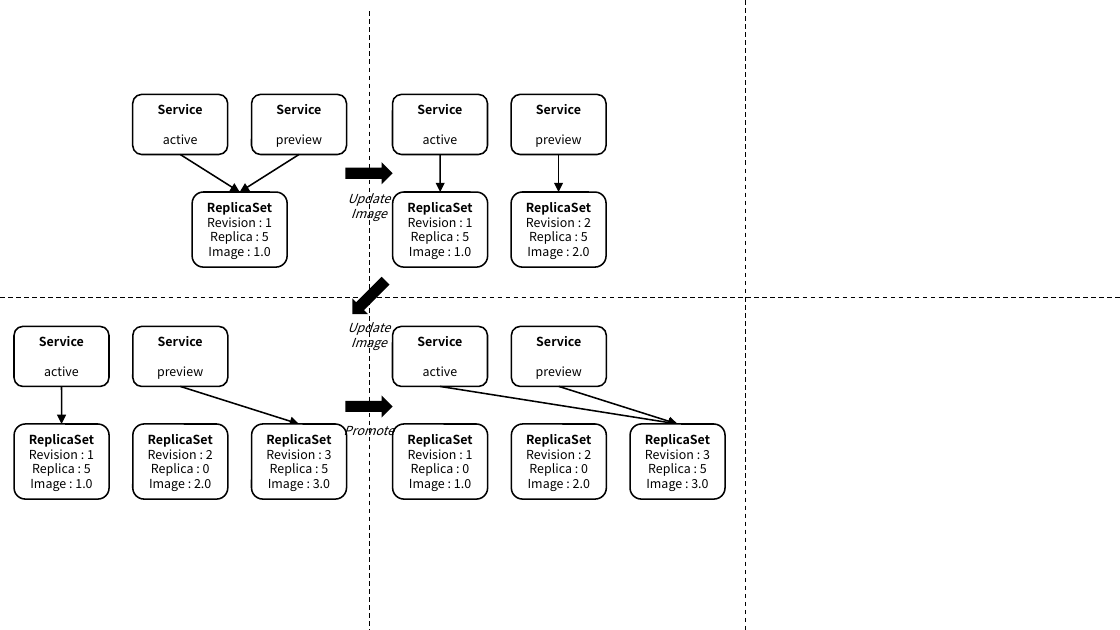
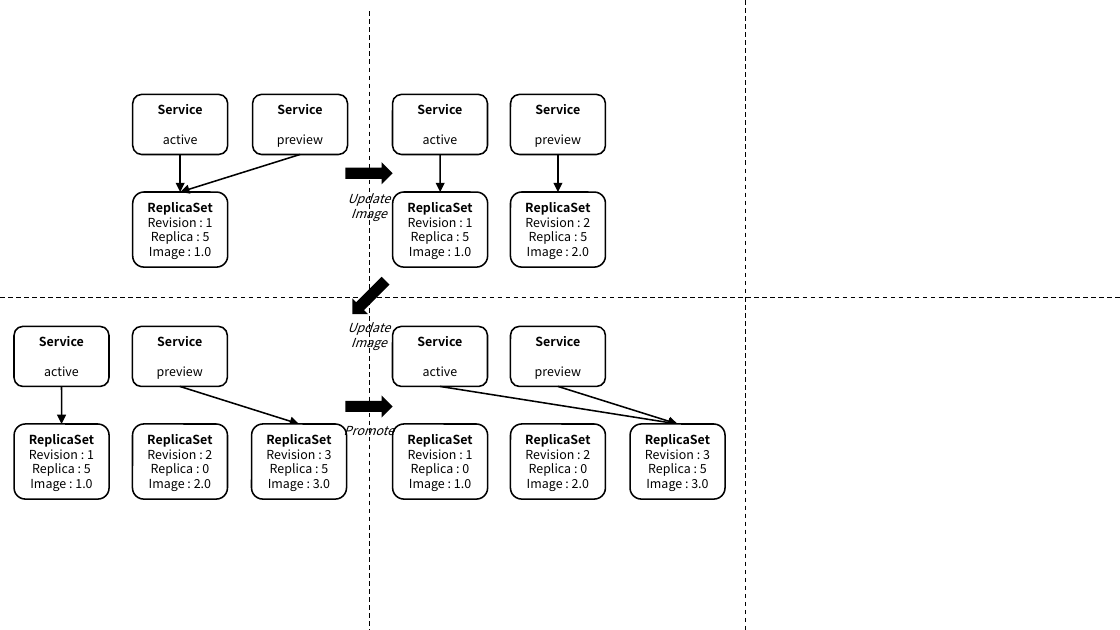
Before and after one commit to ssup2/blog-software, a slide deck: slide 2 of content/docs/theory-analysis/argo-rollouts/images/images.pptx. Drawn at 1120x630 pixels with LibreOffice and Linux fonts; fonts in the diff are those of the drawing. Boxes give left, top, right and bottom in pixels: in the first picture for what was removed or moved away, otherwise in the second. Text is boxed around its words. In the diff, an @@ line names an element or a change of style, - is before the commit and + after.

```diff
--- a/content/docs/theory-analysis/argo-rollouts/images/images.pptx
+++ b/content/docs/theory-analysis/argo-rollouts/images/images.pptx
@@ arrow moved from (299, 155) - (240, 192) to (300, 155) - (180, 192) @@
@@ arrow moved from (180, 155) - (240, 192) to (180, 155) - (180, 192) @@
@@ rounded rectangle "ReplicaSet": place and size @@
-rounded rectangle "ReplicaSet" at box(193, 192, 288, 267)
+rounded rectangle "ReplicaSet" at box(133, 192, 228, 267)
```
Also in this commit, not shown: 2 other slides changed, 1 slide added.
